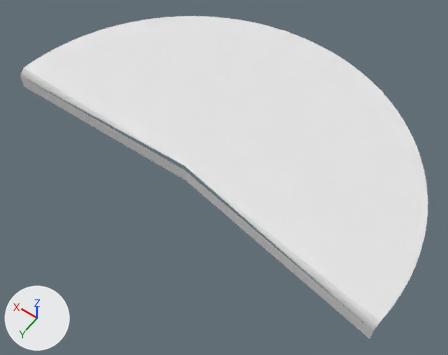
An edit to the OBJ model Assets/Models/Slice53.obj, drawn before and after from the same camera.
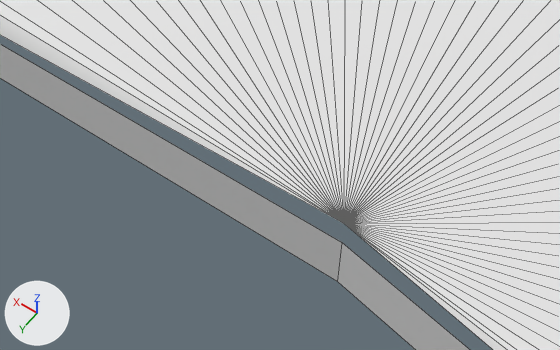
Each version is shown whole from a 50 mm lens placed at (-1.091, 1.243, 2.025), pointed at (-0.07, -0.187, -0.222), then close up from a 50 mm lens placed at (-0.178, 0.347, 0.563), pointed at (0.074, -0.006, 0.008). Every picture has the same lights, and +X, +Y and +Z are marked at lower left. The close-ups show mesh edges as thin lines. Where no turn or scale is listed for an object, it has been applied to the vertices.

Objects in the first close-up: 'Slice53'.
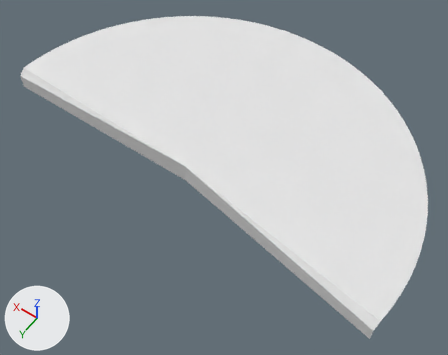
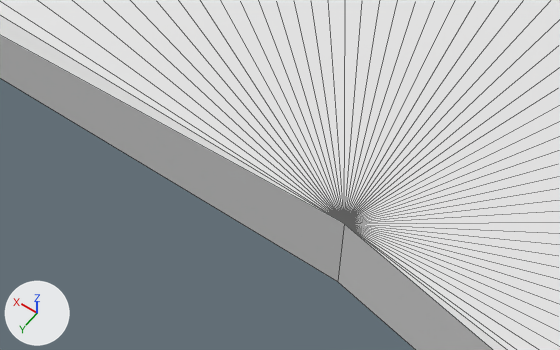
What differs and where, as boxes [x1, y1, x2, y2] in the close-ups (560 x 350 px; the box of a moved part takes in the faces that stretch with it):
part 1 of me_slice53, moved or reshaped
    before: [0, 44, 470, 350]
    after: [0, 35, 493, 350]

The change in detail:
me_slice53 has 61 vertices, 57 faces and spans x -1.0..1.0, y -1.0..0.19, z -0.1..0.0.
me_slice53 is used by ob_slice53; location (0.0, 0.0, 0.0).
Verts and faces of me_slice53; kept vertices keep their numbers, new ones are numbered from 61.
Before the commit, vertices of me_slice53: 0 (0.0, 0.0, 0.0) at pixel (344, 223), 2 (1.0, 0.0, -0.03), 56 (-0.98, 0.19, -0.03), 57 (0.0, 0.0, -0.1) at pixel (337, 281), 58 (0.0, 0.0, -0.03) at pixel (342, 242).
Before the commit, vertices of me_slice53: 59 (1.0, 0.0, -0.1), 60 (-0.98, 0.19, -0.1).
Part 1, on me_slice53:
Vertices deleted: 58 (with the faces that use them).
New faces: (0, 2, 59, 57), (0, 57, 60, 56).
